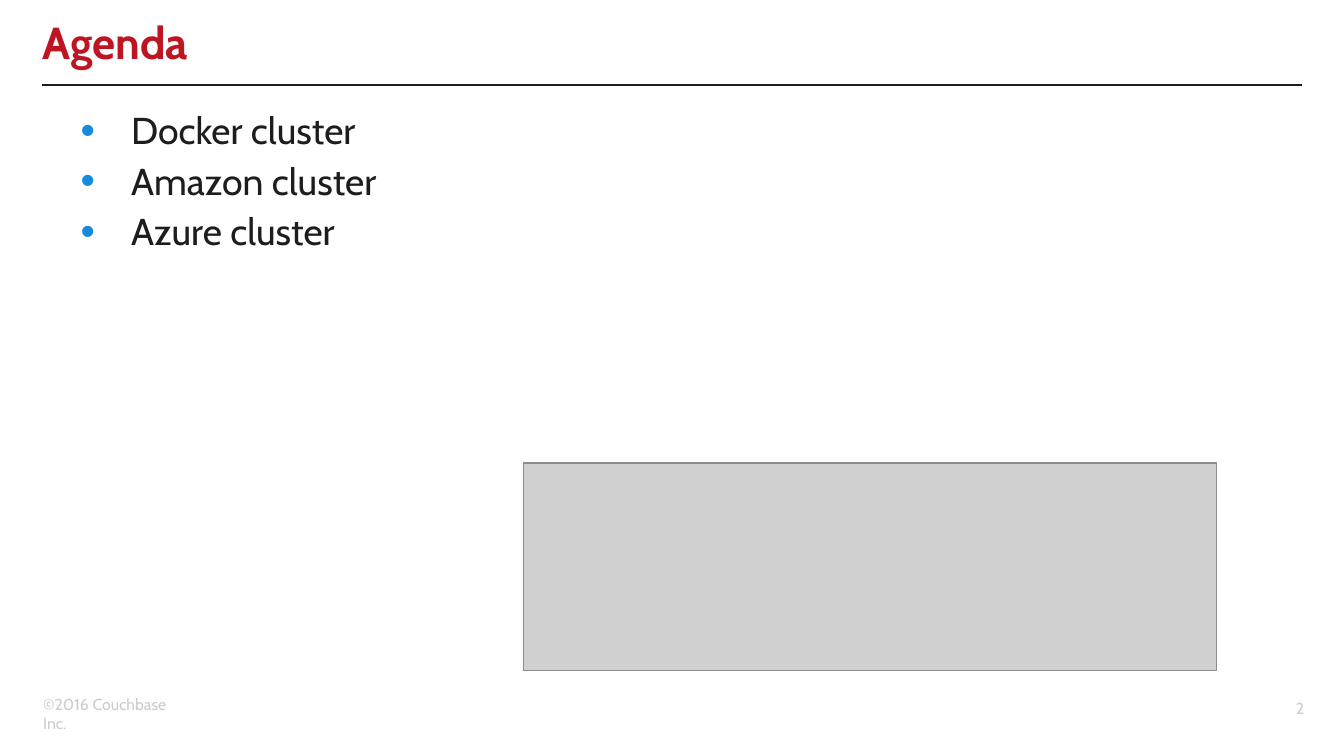
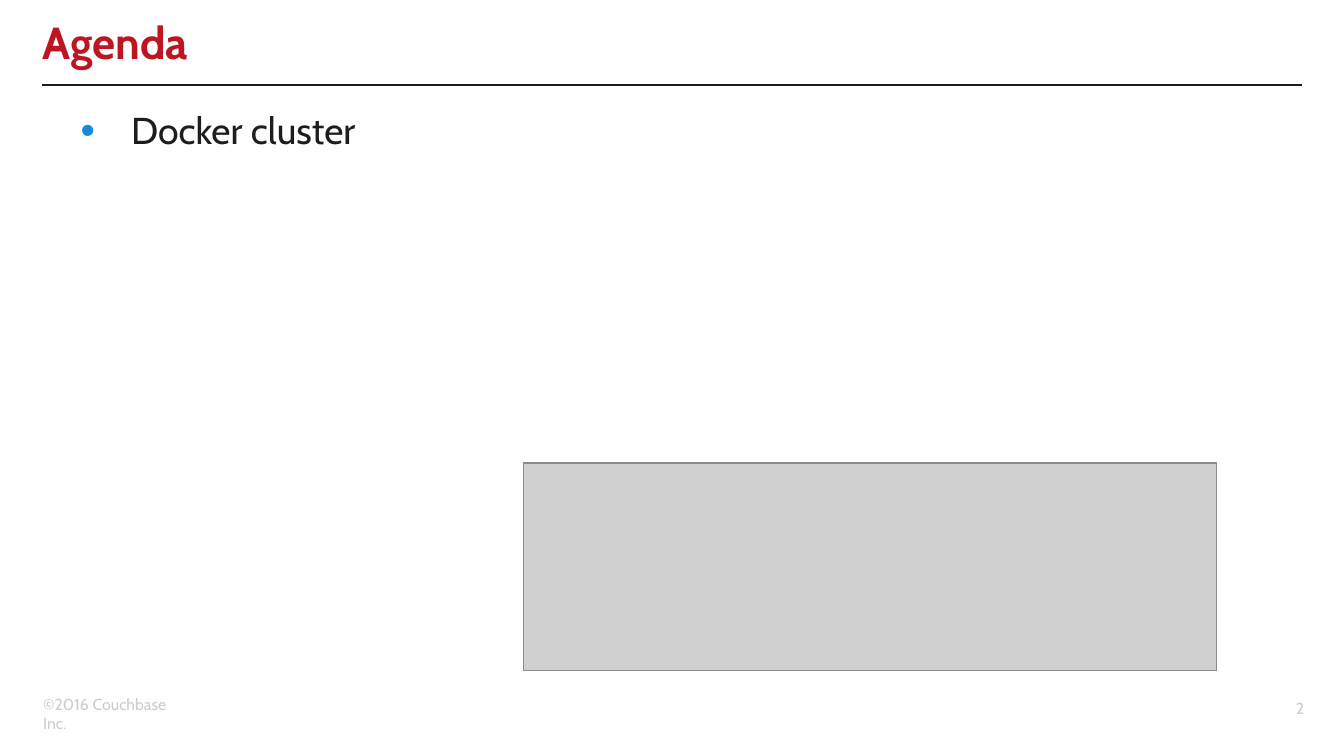
Before and after one commit to clint77/workshop, a slide deck: slide 2 of connect2016/developer/04/04.pptx. Drawn at 1344x756 pixels with LibreOffice and Linux fonts; fonts in the diff are those of the drawing; grey boxes stand for pictures; background and template pictures are left out. Boxes give left, top, right and bottom in pixels: in the first picture for what was removed or moved away, otherwise in the second. Text is boxed around its words. In the diff, an @@ line names an element or a change of style, - is before the commit and + after.

Commit message:
updated slides with feedback from DA team added cluster instructions for docker to part 4

```diff
--- a/connect2016/developer/04/04.pptx
+++ b/connect2016/developer/04/04.pptx
@@ text at [131,167,376,246]: paragraphs removed @@
-• Amazon cluster
-• Azure cluster
```
Also in this commit, not shown: 9 slides added, 4 other files.
